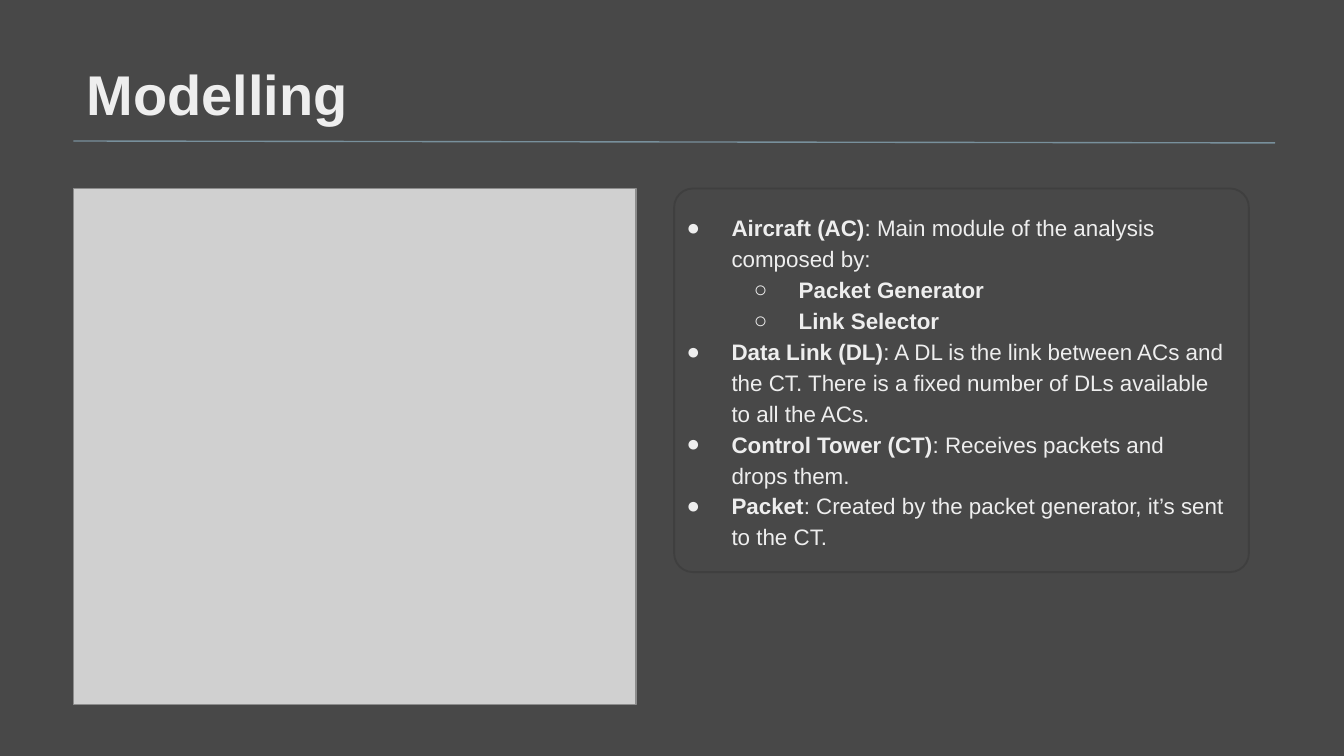
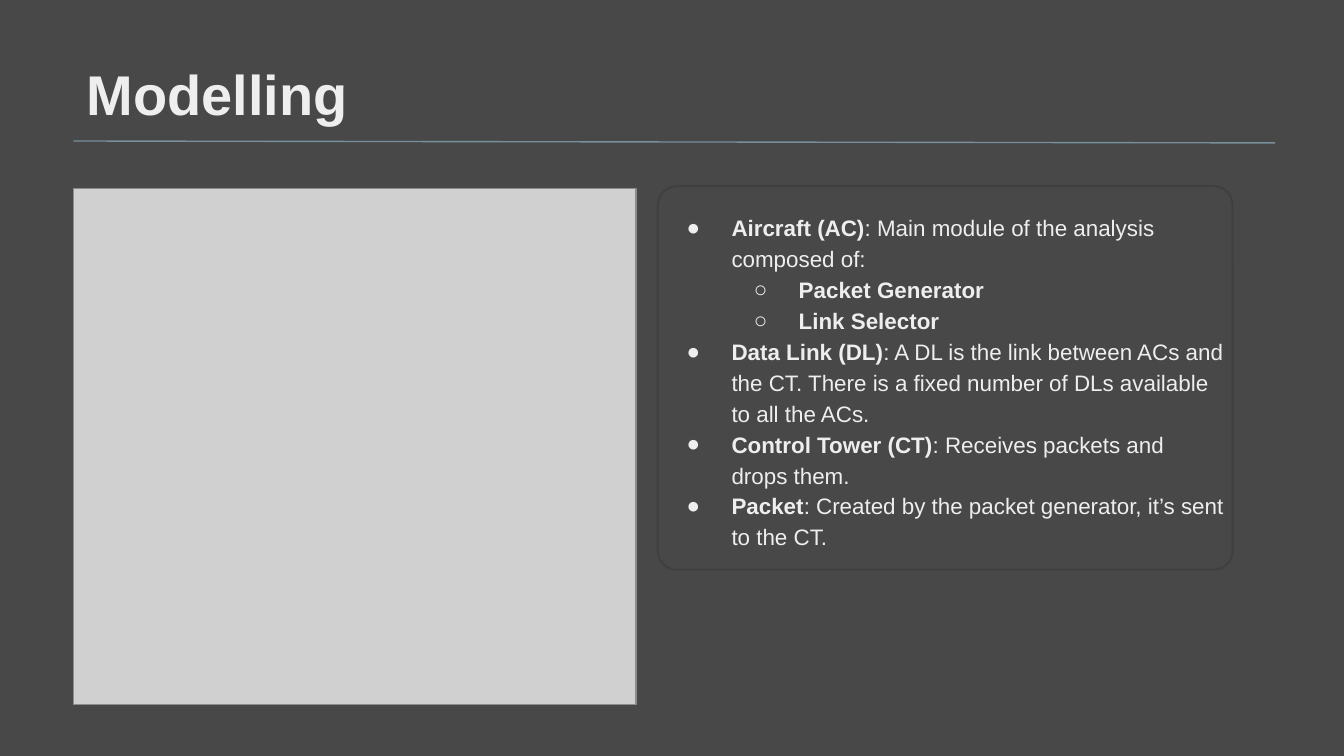
Before and after one commit to b0-n0-b0/AerocomSystem2, a slide deck: slide 2 of documentation/AerocomSystem2_presentation.pptx. Drawn at 1344x756 pixels with LibreOffice and Linux fonts; fonts in the diff are those of the drawing; grey boxes stand for pictures. Boxes give left, top, right and bottom in pixels: in the first picture for what was removed or moved away, otherwise in the second. Text is boxed around its words. In the diff, an @@ line names an element or a change of style, - is before the commit and + after.

```diff
--- a/documentation/AerocomSystem2_presentation.pptx
+++ b/documentation/AerocomSystem2_presentation.pptx
@@ rounded rectangle: place and size @@
-rounded rectangle at box(675, 188, 1250, 571)
+rounded rectangle at box(657, 187, 1232, 570)
@@ text at box(732, 220, 1154, 272): text changed @@
-● Aircraft (AC): Main module of the analysis composed by:
+● Aircraft (AC): Main module of the analysis composed of:
```
Also in this commit, not shown: 1 other slide changed, 1 other file.
